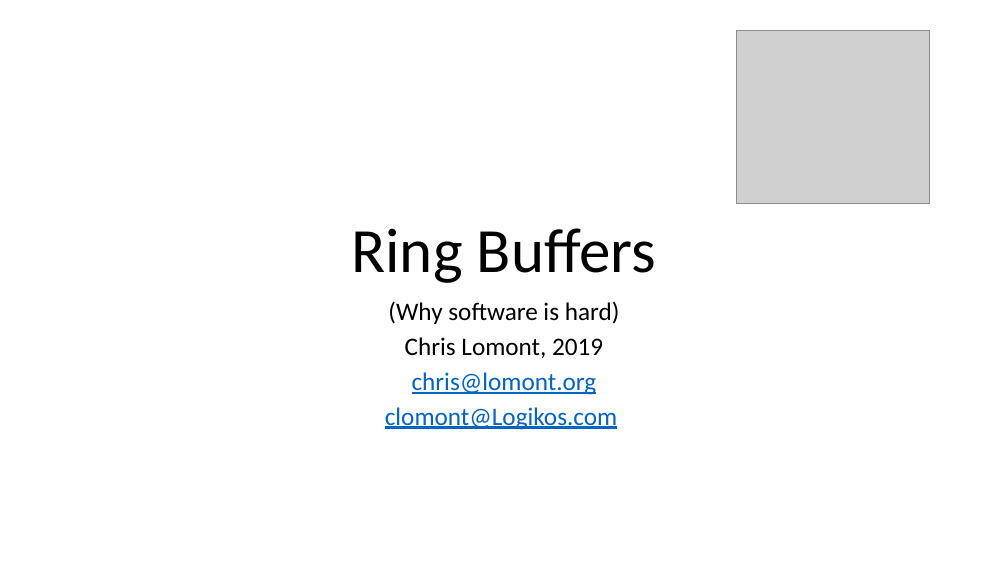
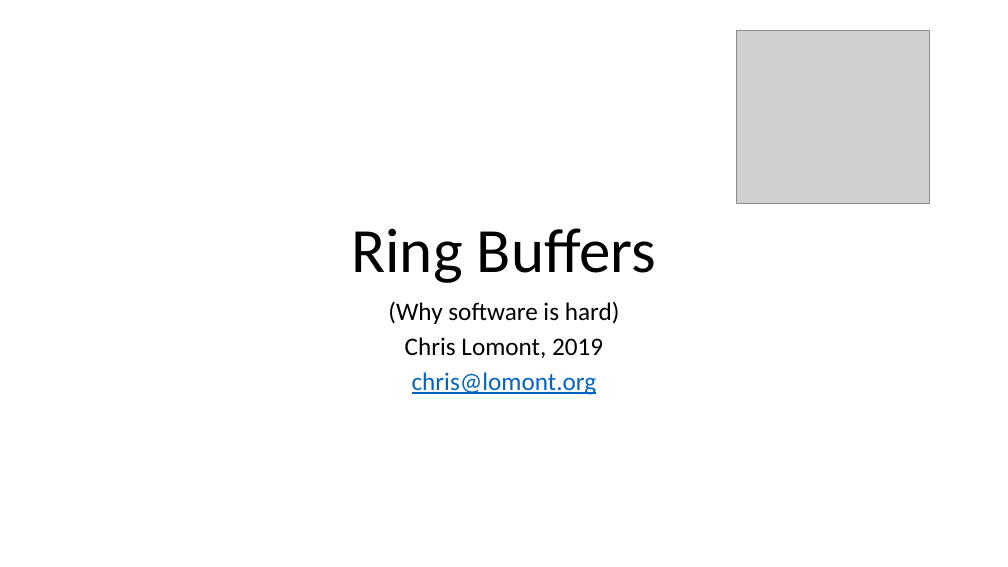
Before and after one commit to ChrisLomont/RingBuffer, a slide deck: slide 1 of Making a Ringbuffer.pptx. Drawn at 1008x567 pixels with LibreOffice and Linux fonts; fonts in the diff are those of the drawing; grey boxes stand for pictures. Boxes give left, top, right and bottom in pixels: in the first picture for what was removed or moved away, otherwise in the second. Text is boxed around its words. In the diff, an @@ line names an element or a change of style, - is before the commit and + after.

```diff
--- a/Making a Ringbuffer.pptx
+++ b/Making a Ringbuffer.pptx
@@ subtitle at (x1=385, y1=407, x2=618, y2=430): paragraph removed @@
-clomont@Logikos.com
```
Also in this commit, not shown: 4 other files.
